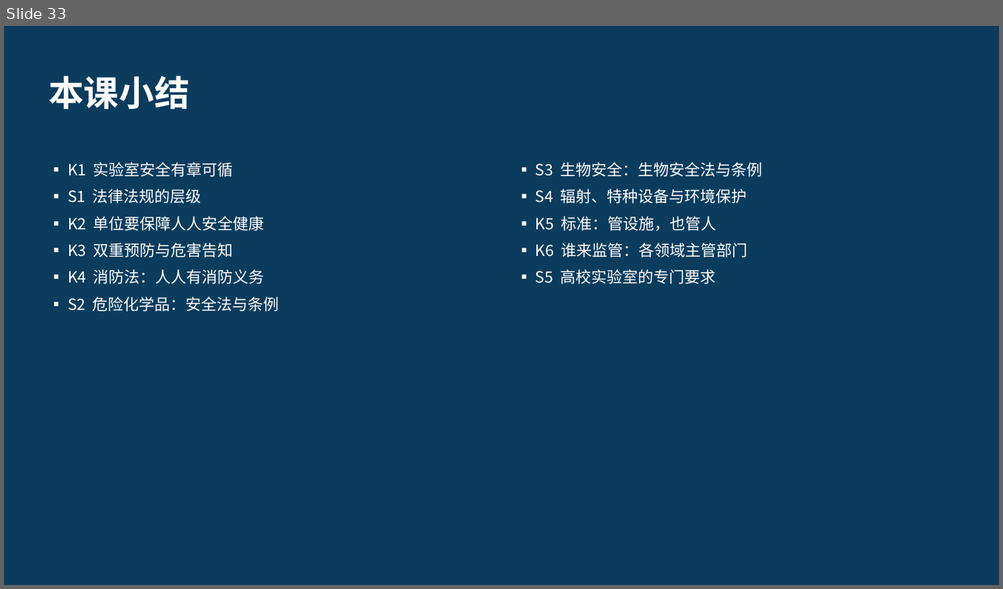
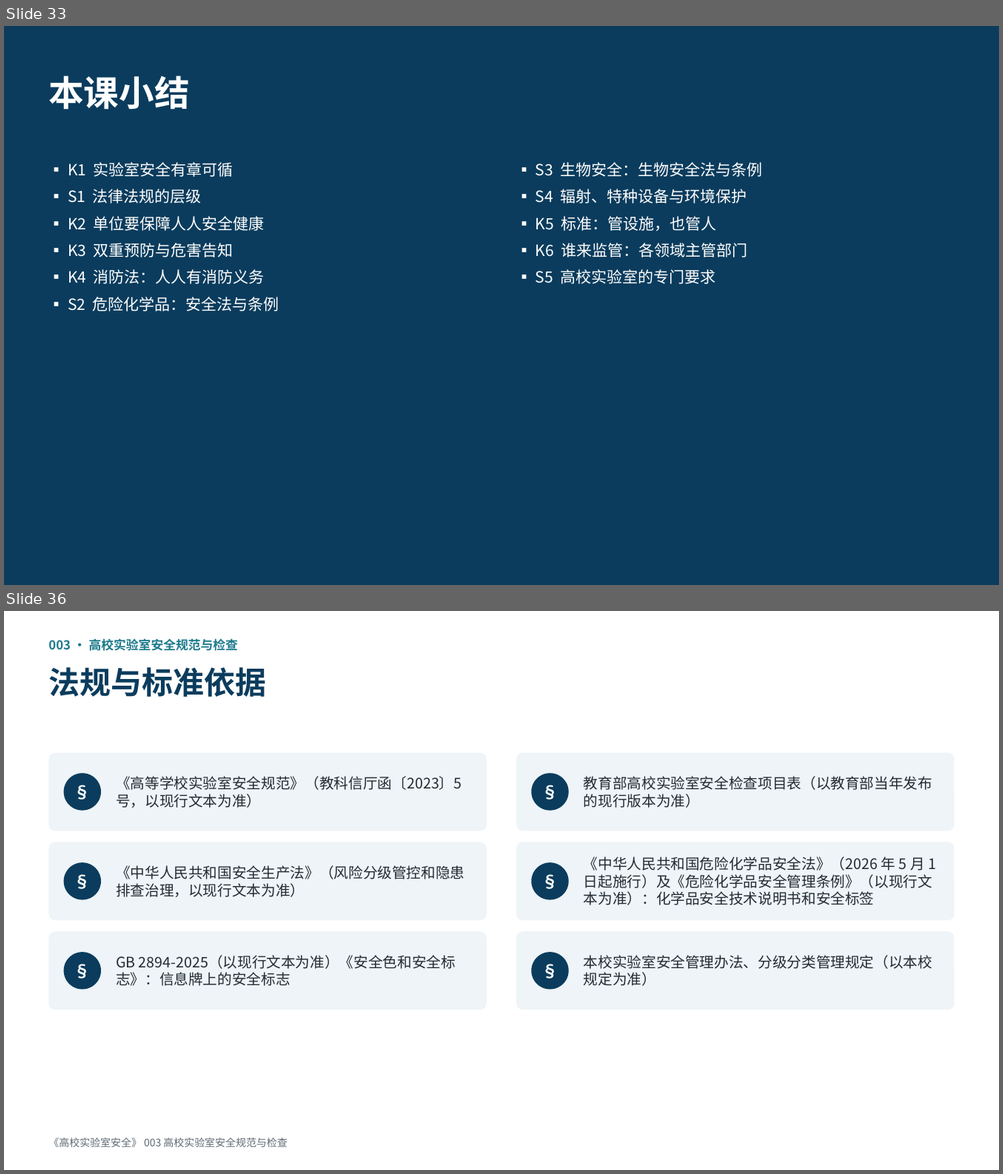
Before and after one commit to hanrongwx-max/videoyoutubo, a slide deck: course/高校实验室安全/课件/第1章_法规、管理与安全文化.pptx. Shown one above the other, each under a label of ours: slide 33 before the commit, slides 33 and 36 after it; the slides between them are not shown. The pictures are 1003x589 and 1003x1174 pixels, drawn with LibreOffice and Linux fonts; fonts in the diff are those of the drawing. Boxes give left, top, right and bottom in pixels: in the first picture for what was removed or moved away, otherwise in the second. Text is boxed around its words. In the diff, an @@ line names an element or a change of style, - is before the commit and + after.

```diff
--- a/course/高校实验室安全/课件/第1章_法规、管理与安全文化.pptx
+++ b/course/高校实验室安全/课件/第1章_法规、管理与安全文化.pptx
@@ slide 36 added at (4, 611, 999, 1170), background #FFFFFF @@
@@ text added at (48, 638, 238, 651), 12 pt, text #1D7A8C, bold @@
+003 · 高校实验室安全规范与检查
@@ text added at (48, 667, 266, 697), 30 pt, text #0B3C5D, bold @@
+法规与标准依据
@@ rounded rectangle added at (48, 753, 486, 831), fill #EEF4F7 @@
@@ rounded rectangle added at (517, 753, 955, 831), fill #EEF4F7 @@
@@ ellipse added at (64, 773, 101, 810), fill #0B3C5D, 16 pt, text #FFFFFF, bold @@
+§
@@ text added at (116, 776, 461, 808), 14 pt, text #222B33 @@
+《高等学校实验室安全规范》（教科信厅函〔2023〕5 号，以现行文本为准）
@@ ellipse added at (532, 773, 569, 810), fill #0B3C5D, 16 pt, text #FFFFFF, bold @@
+§
@@ text added at (583, 776, 932, 808), 14 pt, text #222B33 @@
+教育部高校实验室安全检查项目表（以教育部当年发布的现行版本为准）
@@ rounded rectangle added at (48, 843, 486, 920), fill #EEF4F7 @@
@@ rounded rectangle added at (517, 843, 955, 920), fill #EEF4F7 @@
@@ ellipse added at (64, 863, 101, 900), fill #0B3C5D, 16 pt, text #FFFFFF, bold @@
+§
@@ text added at (116, 866, 464, 897), 14 pt, text #222B33 @@
+《中华人民共和国安全生产法》（风险分级管控和隐患排查治理，以现行文本为准）
@@ ellipse added at (532, 863, 569, 900), fill #0B3C5D, 16 pt, text #FFFFFF, bold @@
+§
@@ text added at (583, 857, 936, 906), 14 pt, text #222B33 @@
+《中华人民共和国危险化学品安全法》（2026 年 5 月 1 日起施行）及《危险化学品安全管理条例》（以现行文本为准）：化学品安全技术说明书和安全标签
@@ rounded rectangle added at (48, 932, 486, 1010), fill #EEF4F7 @@
@@ rounded rectangle added at (517, 932, 955, 1010), fill #EEF4F7 @@
@@ ellipse added at (64, 953, 101, 990), fill #0B3C5D, 16 pt, text #FFFFFF, bold @@
+§
@@ text added at (116, 955, 455, 986), 14 pt, text #222B33 @@
+GB 2894-2025（以现行文本为准）《安全色和安全标志》：信息牌上的安全标志
@@ ellipse added at (532, 953, 569, 990), fill #0B3C5D, 16 pt, text #FFFFFF, bold @@
+§
@@ text added at (583, 955, 932, 986), 14 pt, text #222B33 @@
+本校实验室安全管理办法、分级分类管理规定（以本校规定为准）
@@ text added at (48, 1138, 287, 1147), 10 pt, text #5F6B75 @@
+《高校实验室安全》 003 高校实验室安全规范与检查
```
Also in this commit, not shown: 14 other slides added, 2 other files.
